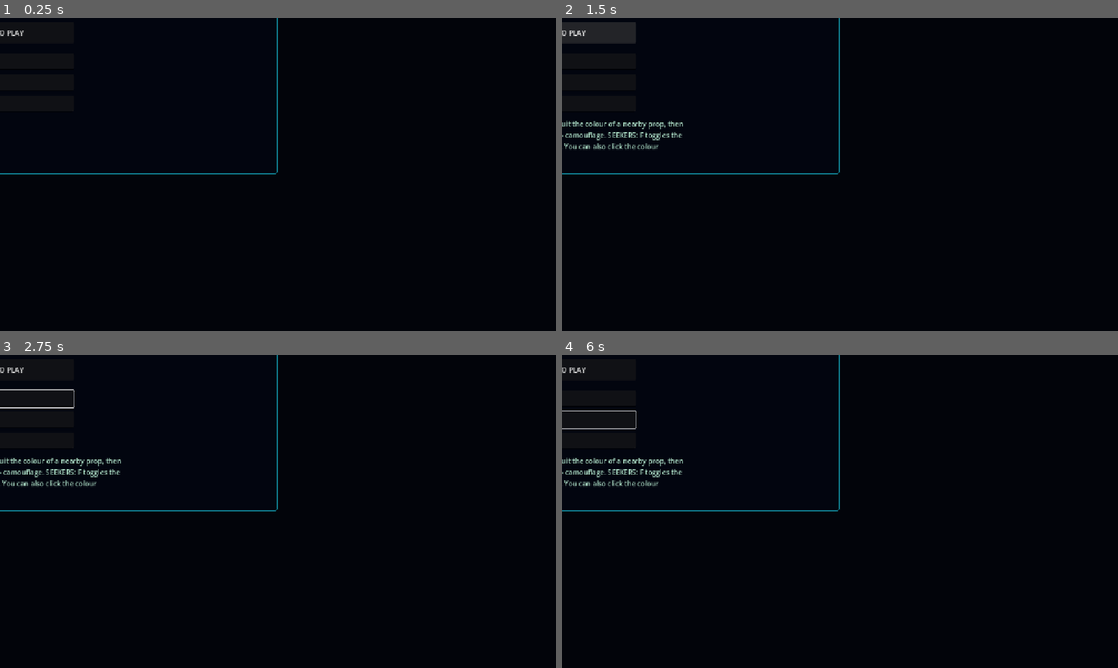
Above: before the commit, frames 1-4 (two rows, left to right).
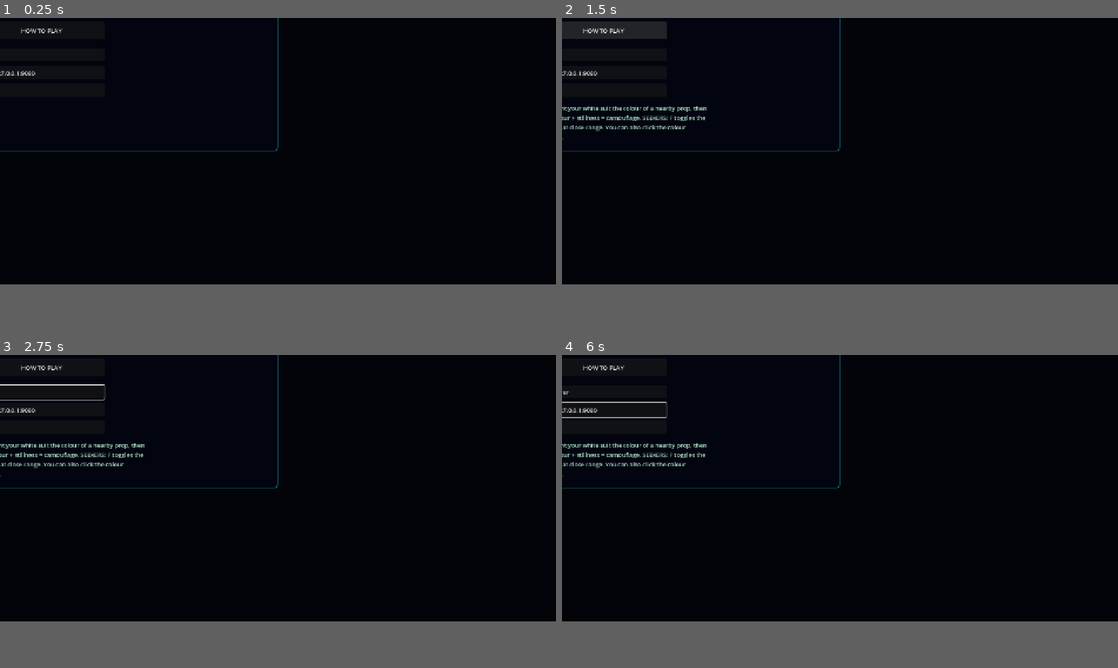
Above: after the commit, the same moments.

Repository: peakbuild112000/Project2
Game: Godot game, scene res://scenes/Main.tscn
Same seed, same stepped clock (60 frames per second), same inputs: the game is played once before the commit and once after it.
Inputs (mouse positions are in pixels of both pictures, inside the frame that each line leads up to):
- Up to frame 1 (0.25 s): no input
- Up to frame 2 (1.5 s): tap Enter at 0.5 s; move the mouse to (962, 158) at 0.52 s; hold Right 0.53-1.25 s; tap Alt at 0.6 s; click (962, 158) at 0.67 s; click (600, 33) at 1.25 s, where only the run after the commit has a clickable "HOW TO PLAY"
- Up to frame 3 (2.75 s): move the mouse to (166, 527) at 2.02 s; hold Down from 2.03 s (still down); tap Shift at 2.1 s
- Up to frame 4 (6 s): tap Space at 2.75, 4.25, 5.75 s; move the mouse to (895, 442) at 2.77 s; release Down at 2.78 s; hold Right 2.78-3.53 s; tap 1 at 2.85 s; tap Enter at 3.5, 5 s; move the mouse to (812, 574) at 3.52 s; hold Up 3.53-4.28 s; tap 2 at 3.6 s; click (812, 574) at 3.67 s; move the mouse to (1006, 558) at 4.27 s; hold Left 4.28-5.78 s; tap 3 at 4.35 s; move the mouse to (673, 464) at 5.02 s; tap 4 at 5.1 s; move the mouse to (867, 511) at 5.77 s; hold Down from 5.78 s (still down); tap 5 at 5.85 s; click (867, 511) at 5.92 s
In our replay, the window is 800x450 before the commit and 800x383 after it. These sizes can differ from the game's own. Grey fills any space a smaller window leaves; there, only what the larger window draws over its background counts as a difference.

The runs differ from the first frame. In frame 1, 0.7% of the frame differs, in the area x 0-51%, y 0-50%; in frame 2, 2.5%; in frame 3, 2.3%; in frame 4, 2.2%.

Commit message:
Set fixed reference resolution to 1354x648

Diff:
--- a/project.godot
+++ b/project.godot
@@ -21,8 +21,8 @@
 
 [display]
 
-window/size/viewport_width=1280
-window/size/viewport_height=720
+window/size/viewport_width=1354
+window/size/viewport_height=648
 window/stretch/mode="canvas_items"
 window/stretch/aspect="expand"
 
